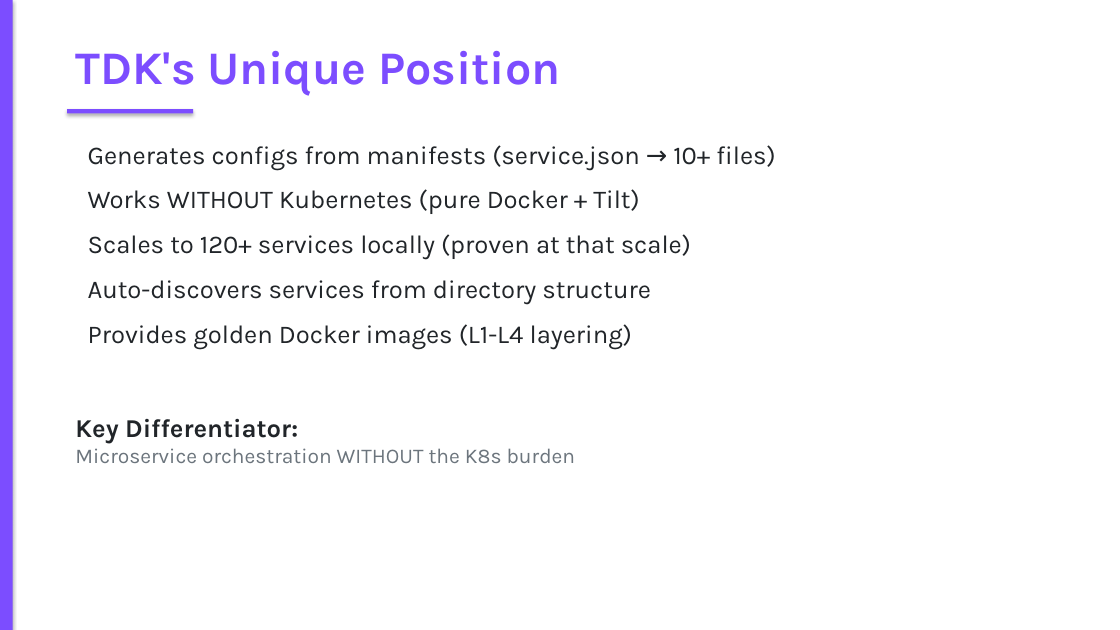
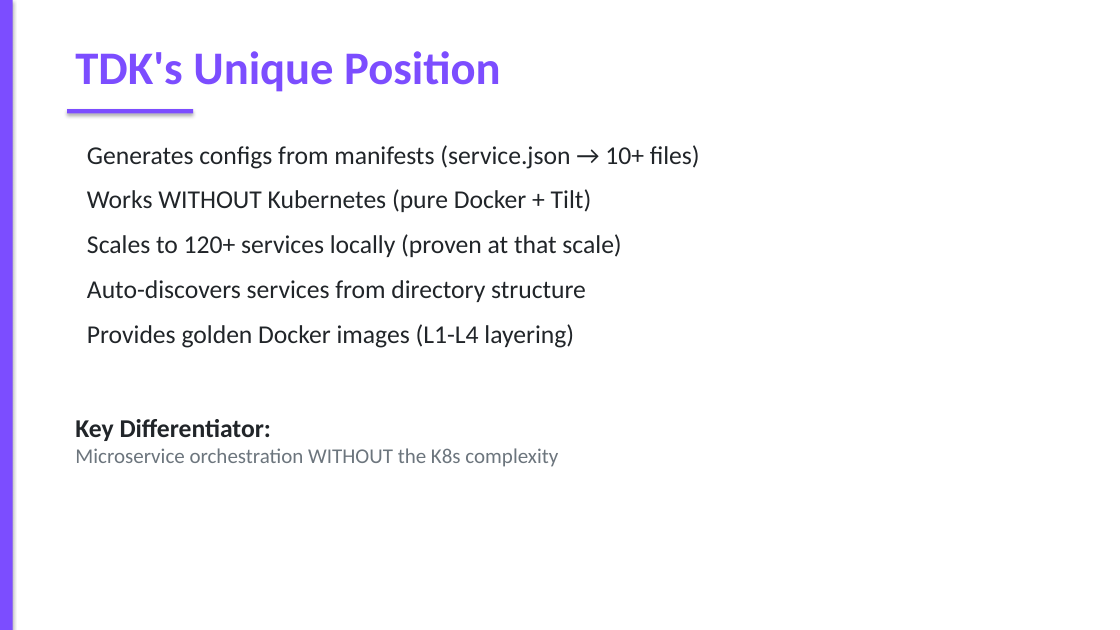
Before and after one commit to AK-Lmn/tdk-cli-core, a slide deck: slide 6 of TDK_CLI_Competitive_Positioning.pptx. Drawn at 1120x630 pixels with LibreOffice and Linux fonts; fonts in the diff are those of the drawing. Boxes give left, top, right and bottom in pixels: in the first picture for what was removed or moved away, otherwise in the second. Text is boxed around its words. In the diff, an @@ line names an element or a change of style, - is before the commit and + after.

```diff
--- a/TDK_CLI_Competitive_Positioning.pptx
+++ b/TDK_CLI_Competitive_Positioning.pptx
@@ text "TDK's Unique Position" at <box>75,51,501,92</box>: font Karla to Calibri @@
@@ text at <box>75,145,700,441</box>: font Karla to Calibri in "Generates configs from manifests (service.json → 10+ ...", "Works WITHOUT Kubernetes (pure Docker + Tilt)", "Scales to 120+ services locally (proven at ...", "Auto-discovers services from directory structure" and 2 more places @@
@@ text at <box>75,448,558,467</box>: text changed; font Karla to Calibri @@
-Microservice orchestration WITHOUT the K8s burden
+Microservice orchestration WITHOUT the K8s complexity
```
Also in this commit, not shown: 11 other slides changed, 2 other files.
